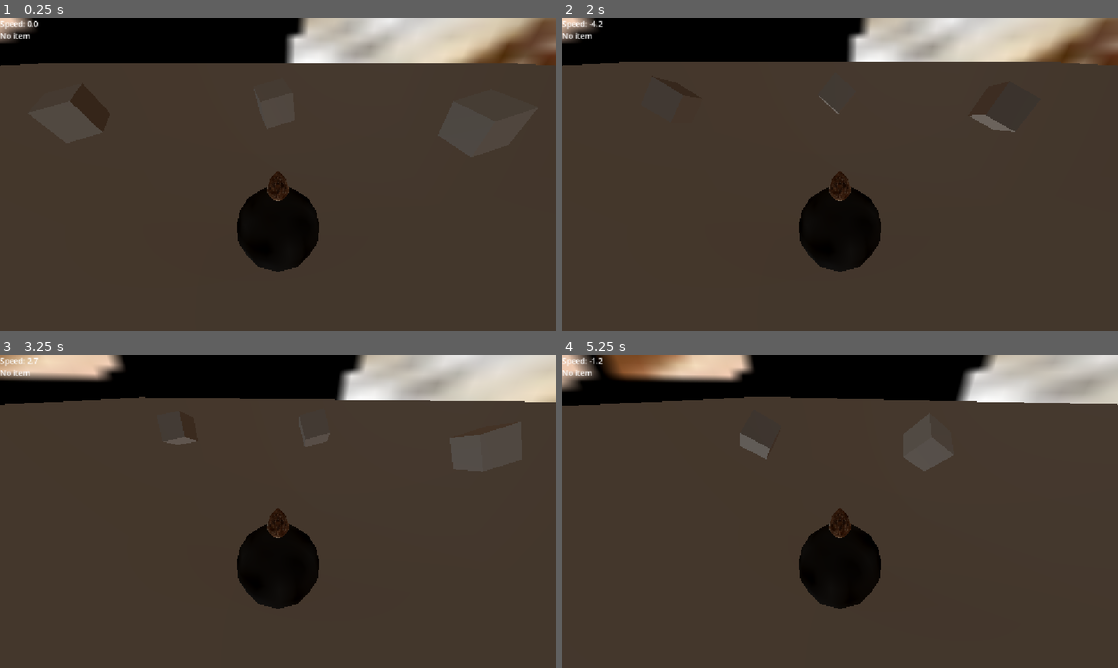
Above: before the commit, frames 1-4 (two rows, left to right).
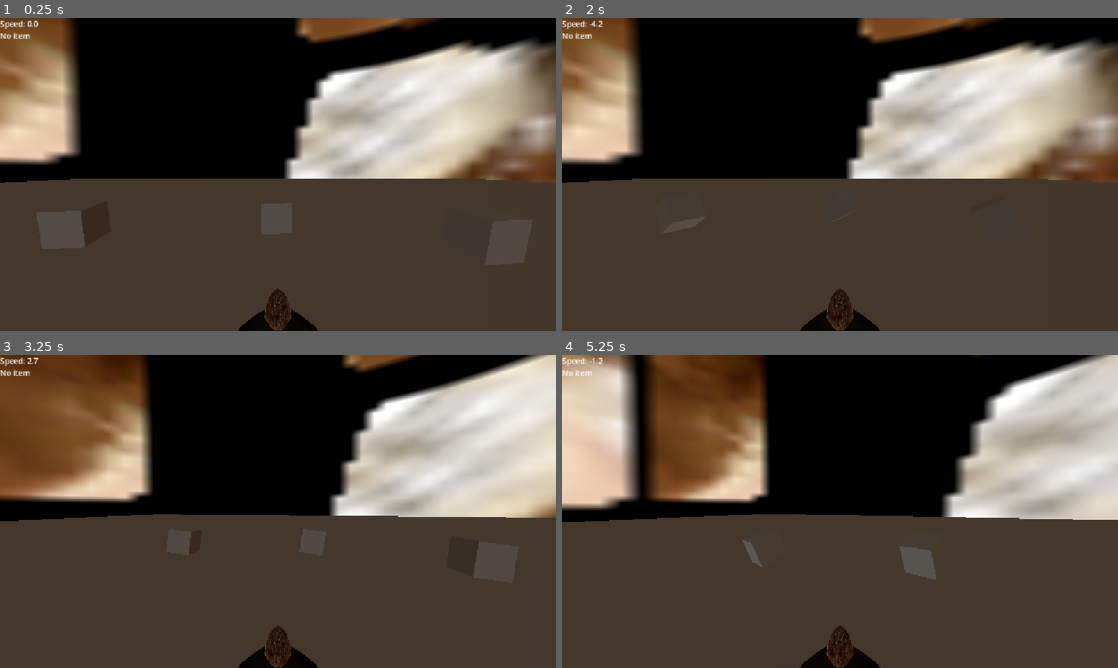
Above: after the commit, the same moments.

Repository: Exponential182/MowerRacer
Game: Godot game, scene res://prefabs/world.tscn
Two runs of this game, one before a commit and one after it. Both use one fixed random seed, a clock stepped at 60 frames per second and the inputs below.
Inputs:
- Up to frame 1 (0.25 s): no input
- Up to frame 2 (2 s): hold Right (ui_right) 0.53-1.28 s; tap E (use) at 0.6, 1.35 s; hold Down (ui_down) from 1.28 s (still down)
- Up to frame 3 (3.25 s): release Down (ui_down) at 2.03 s; hold Right (ui_right) 2.03-2.78 s; tap E (use) at 2.1, 2.85 s; hold Up (ui_up) from 2.78 s (still down)
- Up to frame 4 (5.25 s): release Up (ui_up) at 3.53 s; hold Left (ui_left) 3.53-5.03 s; tap E (use) at 3.6, 4.35, 5.1 s; hold Down (ui_down) from 5.03 s (still down)

The runs differ from the first frame. In frame 1, 50% of the frame differs, in the area x 0-100%, y 0-100%; in frame 2, 49%; in frame 3, 49%; in frame 4, 50%.

Commit message:
added cube

Diff:
--- /dev/null
+++ b/prefabs/cube.tscn
@@ -0,0 +1,60 @@
+[gd_scene format=3 uid="uid://bs2okaxckwnsm"]
+
+[ext_resource type="Script" uid="uid://b7js3k4cgfvfd" path="res://scripts/cube.gd" id="1_5n47e"]
+
+[sub_resource type="BoxShape3D" id="BoxShape3D_iw3lg"]
+size = Vector3(10, 10, 10)
+
+[sub_resource type="Animation" id="Animation_5n47e"]
+length = 0.001
+tracks/0/type = "value"
+tracks/0/imported = false
+tracks/0/enabled = true
+tracks/0/path = NodePath("Area3D:position")
+tracks/0/interp = 1
+tracks/0/loop_wrap = true
+tracks/0/keys = {
+"times": PackedFloat32Array(0),
+"transitions": PackedFloat32Array(1),
+"update": 0,
+"values": [Vector3(0, 50, 0)]
+}
+
+[sub_resource type="Animation" id="Animation_1oiqi"]
+resource_name = "fall"
+tracks/0/type = "value"
+tracks/0/imported = false
+tracks/0/enabled = true
+tracks/0/path = NodePath("Area3D:position")
+tracks/0/interp = 1
+tracks/0/loop_wrap = true
+tracks/0/keys = {
+"times": PackedFloat32Array(0, 1),
+"transitions": PackedFloat32Array(1, 1),
+"update": 0,
+"values": [Vector3(0, 50, 0), Vector3(0, -10, 0)]
+}
+
+[sub_resource type="AnimationLibrary" id="AnimationLibrary_taka1"]
+_data = {
+&"RESET": SubResource("Animation_5n47e"),
+&"fall": SubResource("Animation_1oiqi")
+}
+
+[node name="Cube" type="Node3D" unique_id=939885659]
+script = ExtResource("1_5n47e")
+
+[node name="Area3D" type="Area3D" parent="." unique_id=1119400997]
+transform = Transform3D(1, 0, 0, 0, 1, 0, 0, 0, 1, 0, 50, 0)
+
+[node name="CollisionShape3D" type="CollisionShape3D" parent="Area3D" unique_id=1180888557]
+shape = SubResource("BoxShape3D_iw3lg")
+
+[node name="CSGBox3D" type="CSGBox3D" parent="Area3D" unique_id=1782892993]
+size = Vector3(10, 10, 10)
+
+[node name="AnimationPlayer" type="AnimationPlayer" parent="." unique_id=819462867]
+libraries/ = SubResource("AnimationLibrary_taka1")
+autoplay = &"fall"
+
+[connection signal="body_entered" from="Area3D" to="." method="_on_area_3d_body_entered"]
--- a/prefabs/player.tscn
+++ b/prefabs/player.tscn
@@ -49,33 +49,36 @@
 blend_shape_mode = 0
 shadow_mesh = SubResource("ArrayMesh_02j3t")
 
-[node name="Player" type="Node3D" unique_id=432805324]
-
-[node name="Player" type="CharacterBody3D" parent="." unique_id=431560950 groups=["player"]]
+[node name="Player" type="CharacterBody3D" unique_id=1177431395 groups=["player"]]
 script = ExtResource("1_72ieh")
 
-[node name="CollisionShape3D" type="CollisionShape3D" parent="Player" unique_id=1893060651]
+[node name="CollisionShape3D" type="CollisionShape3D" parent="." unique_id=585936059]
 shape = SubResource("SphereShape3D_6be4p")
 
-[node name="Camera3D" type="Camera3D" parent="Player" unique_id=1273098500]
-transform = Transform3D(1, 0, 0, 0, 0.85449475, 0.51946, 0, -0.51946, 0.85449475, 0, 1.8143556, 1.7828157)
+[node name="Camera3D" type="Camera3D" parent="." unique_id=472780171]
+transform = Transform3D(1, 0, 0, 0, 0.9997426, 0.022687335, 0, -0.022687335, 0.9997426, 0, 1.8143556, 1.7828157)
 
-[node name="CSGSphere3D" type="CSGSphere3D" parent="Player" unique_id=679554612]
+[node name="CSGSphere3D" type="CSGSphere3D" parent="." unique_id=670431519]
 material = SubResource("StandardMaterial3D_8tlfu")
 
-[node name="Plane" type="MeshInstance3D" parent="Player" unique_id=1983980354]
+[node name="Plane" type="MeshInstance3D" parent="." unique_id=1903706155]
 transform = Transform3D(-4.371139e-09, 0, 0.1, 0, 0.1, 0, -0.1, 0, -4.371139e-09, 0, 0.6372731, 0)
 mesh = SubResource("ArrayMesh_r66lb")
 
-[node name="CanvasLayer" type="CanvasLayer" parent="." unique_id=2003314373]
+[node name="Item_spawn_pos" type="Marker3D" parent="." unique_id=1375463047]
+transform = Transform3D(1, 0, 0, 0, 1, 0, 0, 0, 1, 0, 0, -17.373549)
 
-[node name="Label" type="Label" parent="CanvasLayer" unique_id=819772827]
+[node name="CanvasLayer" type="CanvasLayer" parent="." unique_id=120841890]
+
+[node name="Label" type="Label" parent="CanvasLayer" unique_id=1012039067]
 offset_right = 66.0
 offset_bottom = 39.0
 text = "Speed: 0"
+metadata/_edit_use_anchors_ = true
 
-[node name="Label2" type="Label" parent="CanvasLayer" unique_id=151530053]
+[node name="Label2" type="Label" parent="CanvasLayer" unique_id=653125299]
 offset_top = 25.0
 offset_right = 66.0
 offset_bottom = 64.0
 text = "No item"
+metadata/_edit_use_anchors_ = true
--- a/prefabs/world.tscn
+++ b/prefabs/world.tscn
@@ -3,6 +3,7 @@
 [ext_resource type="PackedScene" uid="uid://bi7idwgqr7u7x" path="res://prefabs/player.tscn" id="1_8tlfu"]
 [ext_resource type="Texture2D" uid="uid://cv5rmvgys8epe" path="res://props/hedgehog/hedgehog.png" id="2_wwc5h"]
 [ext_resource type="PackedScene" uid="uid://deq6pmjrl0le5" path="res://prefabs/item_crate.tscn" id="3_6be4p"]
+[ext_resource type="PackedScene" uid="uid://bs2okaxckwnsm" path="res://prefabs/cube.tscn" id="4_4d63b"]
 
 [sub_resource type="PanoramaSkyMaterial" id="PanoramaSkyMaterial_wwc5h"]
 panorama = ExtResource("2_wwc5h")
@@ -15,6 +16,8 @@
 sky = SubResource("Sky_8tlfu")
 
 [node name="world" type="Node3D" unique_id=844993843]
+
+[node name="Items" type="Node3D" parent="." unique_id=1280543278]
 
 [node name="CSGBox3D" type="CSGBox3D" parent="." unique_id=133131600]
 transform = Transform3D(1, 0, 0, 0, 1, 0, 0, 0, 1, 0, -0.79500437, 0)
@@ -34,3 +37,6 @@
 
 [node name="Item_crate3" parent="." unique_id=2137512555 instance=ExtResource("3_6be4p")]
 transform = Transform3D(1, 0, 0, 0, 1, 0, 0, 0, 1, 4.886176, 0.5265689, -3.048397)
+
+[node name="Cube" parent="." unique_id=939885659 instance=ExtResource("4_4d63b")]
+transform = Transform3D(1, 0, 0, 0, 1, 0, 0, 0, 1, 0, -0.27649403, -18)
--- /dev/null
+++ b/scripts/cube.gd
@@ -0,0 +1,16 @@
+extends Node3D
+
+
+# Called when the node enters the scene tree for the first time.
+func _ready() -> void:
+	pass # Replace with function body.
+
+
+# Called every frame. 'delta' is the elapsed time since the previous frame.
+func _process(delta: float) -> void:
+	pass
+
+
+func _on_area_3d_body_entered(body: Node3D) -> void:
+	if body.is_in_group("player"):
+		body.current_speed = 0
--- a/scripts/item_crate.gd
+++ b/scripts/item_crate.gd
@@ -1,15 +1,19 @@
 extends Node3D
+
 @onready var mesh = $Mesh
-var possible_items = ["Cube", "Sphere", "Prism", "Pyramid", "Cylinder", "Orb", "Ring", "Crystal", "Monolith", "Node", "Tablet"]
-# Called when the node enters the scene tree for the first time.
+
+var possible_items = ["Cube", "Sphere"]
+
+
+
 func _ready() -> void:
 	pass # Replace with function body.
 
 
 # Called every frame. 'delta' is the elapsed time since the previous frame.
 func _process(_delta: float) -> void:
-	mesh.rotation_degrees += Vector3(randi_range(0,2),randi_range(0,2),randi_range(0,2))
-
+	#mesh.rotation_degrees += Vector3(randi_range(0,2),randi_range(0,2),randi_range(0,2))
+	mesh.rotation_degrees += Vector3(0.5,0.5,0)
 
 func _on_area_3d_body_entered(body: Node3D) -> void:
 	if body.is_in_group("player"):
--- a/scripts/player.gd
+++ b/scripts/player.gd
@@ -8,8 +8,10 @@
 var current_speed: float = 0.0
 var current_item = null
 
-@onready var Speedometer = $"../CanvasLayer/Label"
-@onready var Item_display = $"../CanvasLayer/Label2"
+@onready var Speedometer = $"CanvasLayer/Label"
+@onready var Item_display = $"CanvasLayer/Label2"
+@onready var Item_spawn_position = $Item_spawn_pos
+@onready var Cube = preload("res://prefabs/cube.tscn")
 
 func _ready() -> void:
 	self.add_to_group("player")
@@ -47,7 +49,11 @@
 	move_and_slide()
 
 func use_item():
-
+	if current_item == "Cube":
+		var spawned_item = Cube.instantiate()
+		get_node("/root/world/Items").add_child(spawned_item)
+		spawned_item.position = Item_spawn_position.global_position
+		spawned_item.rotation = self.rotation
 	print(current_item)
 	current_item = null
 	update_item()
Not shown, added: scripts/cube.gd.uid
